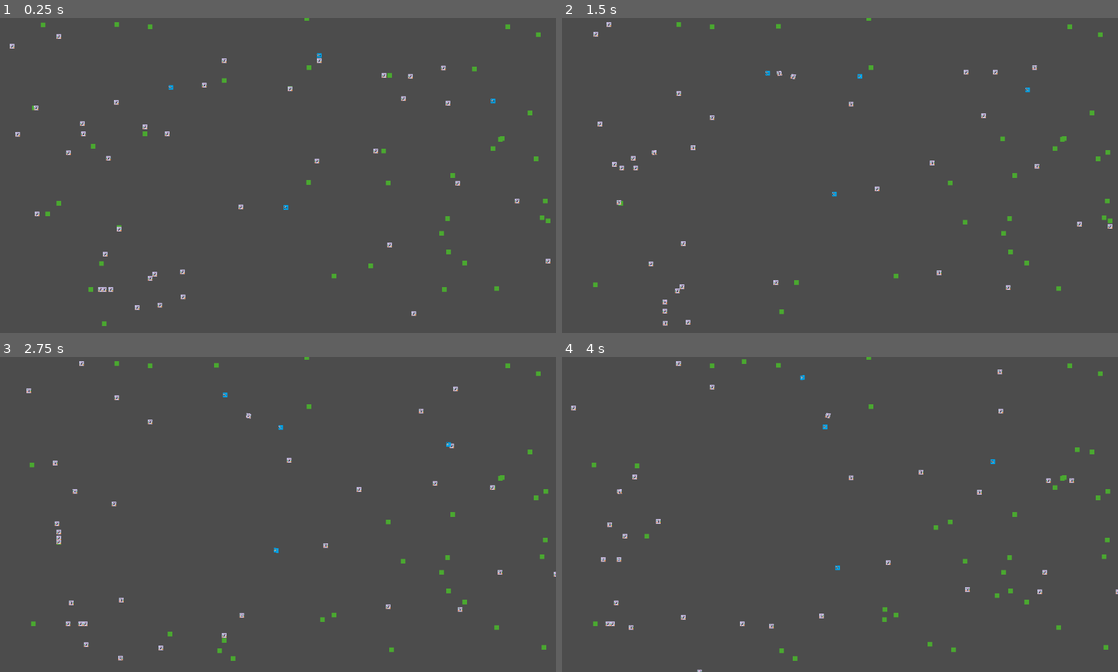
Above: before the commit, frames 1-4 (two rows, left to right).
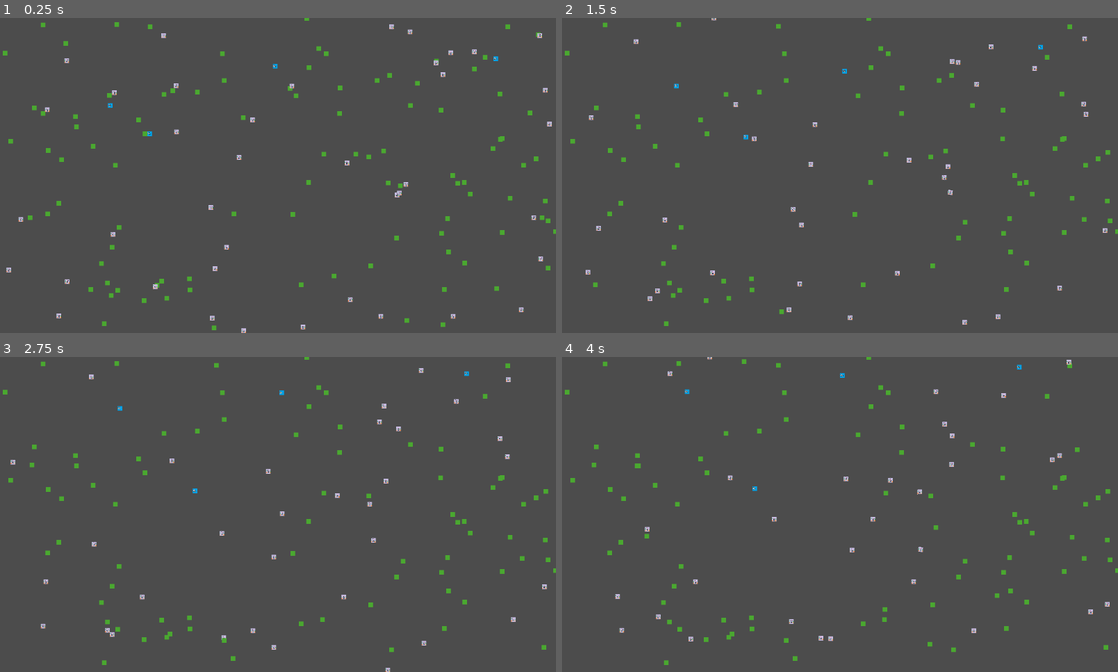
Above: after the commit, the same moments.

Repository: Unrimah/petri_cup
Game: Godot game, scene res://Node2D.tscn
Two runs of this game, one before a commit and one after it. Both use one fixed random seed, a clock stepped at 60 frames per second and the inputs below.
Inputs:
- Up to frame 1 (0.25 s): no input
- Up to frame 2 (1.5 s): no input
- Up to frame 3 (2.75 s): no input
- Up to frame 4 (4 s): no input

The runs differ from the first frame. In frame 1, 1.9% of the frame differs, in the area x 0-100%, y 1-100%; in frame 2, 1.9%; in frame 3, 1.8%; in frame 4, 1.8%.

Commit message:
Directions done

Diff:
--- a/Animal.gd
+++ b/Animal.gd
@@ -96,15 +96,16 @@
 	if distance < EATING_DISTANCE:
 		animal_eat(TARGET)
 		return
-	direction = Vector2(0,0)
-	if (self.position.x < TARGET.position.x) and (self.position.x < X_RES):
-		direction.x = 1
-	if (self.position.y < TARGET.position.y) and (self.position.y < Y_RES):
-		direction.y = 1
-	if (self.position.x > TARGET.position.x) and (self.position.x >= 0):
-		direction.x = -1
-	if (self.position.y > TARGET.position.y) and (self.position.y >= 0):
-		direction.y = -1
+#	direction = Vector2(0,0)
+	direction = Vector2((TARGET.position.x - position.x)/distance,(TARGET.position.y - position.y)/distance)
+#	if (self.position.x < TARGET.position.x) and (self.position.x < X_RES):
+#		direction.x = 1
+#	if (self.position.y < TARGET.position.y) and (self.position.y < Y_RES):
+#		direction.y = 1
+#	if (self.position.x > TARGET.position.x) and (self.position.x >= 0):
+#		direction.x = -1
+#	if (self.position.y > TARGET.position.y) and (self.position.y >= 0):
+#		direction.y = -1
 	direction *= SPEED_RUN * delta
 	global_translate(direction)
 
@@ -131,36 +132,34 @@
 	if (animals_in_range < POPULATION_LIMIT) and (distance < COPULATING_DISTANCE):
 		animal_copulate(TARGET)
 		return
-	direction = Vector2(0,0)
-	if (self.position.x < TARGET.position.x) and (self.position.x < X_RES):
-		direction.x = 1
-	if (self.position.y < TARGET.position.y) and (self.position.y < Y_RES):
-		direction.y = 1
-	if (self.position.x > TARGET.position.x) and (self.position.x >= 0):
-		direction.x = -1
-	if (self.position.y > TARGET.position.y) and (self.position.y >= 0):
-		direction.y = -1
+	direction = Vector2((TARGET.position.x - position.x)/distance,(TARGET.position.y - position.y)/distance)
+#	direction = Vector2(0,0)
+#	if (self.position.x < TARGET.position.x) and (self.position.x < X_RES):
+#		direction.x = 1
+#	if (self.position.y < TARGET.position.y) and (self.position.y < Y_RES):
+#		direction.y = 1
+#	if (self.position.x > TARGET.position.x) and (self.position.x >= 0):
+#		direction.x = -1
+#	if (self.position.y > TARGET.position.y) and (self.position.y >= 0):
+#		direction.y = -1
 	direction *= SPEED_RUN * delta
 	global_translate(direction)
 
 func animal_walk(delta):
 	if (self.position.distance_to(walk_position) < 2):
 		flush_walk_position()
+#	var X
+#	var Y
+#	var walk_distance
+#	var walk_direction
 	if (walk_position == Vector2(0, 0)):
-		var walk_direction = randi() % 360
-		var walk_distance = randi() % SEARCH_RANGE
+		var walk_direction = randf() * 2 * PI
+		var walk_distance = randi() % SEARCH_RANGE + 1 # To prevent X/0
 		var X = walk_distance * sin(walk_direction) + self.position.x
 		var Y = walk_distance * cos(walk_direction) + self.position.y
 		walk_position = Vector2(X, Y)
-	var direction = Vector2(0,0)
-	if (self.position.x < walk_position.x) and (self.position.x < X_RES):
-		direction.x = 1
-	if (self.position.y < walk_position.y) and (self.position.y < Y_RES):
-		direction.y = 1
-	if (self.position.x > walk_position.x) and (self.position.x >= 0):
-		direction.x = -1
-	if (self.position.y > walk_position.y) and (self.position.y >= 0):
-		direction.y = -1
+	var walk_distance = sqrt(pow((walk_position.x - position.x), 2) + pow((walk_position.y - position.y), 2))
+	var direction = Vector2((walk_position.x - position.x)/walk_distance,(walk_position.y - position.y)/walk_distance)
 	direction *= SPEED_WALK * delta
 	global_translate(direction)
 
--- a/Node2D.gd
+++ b/Node2D.gd
@@ -6,7 +6,7 @@
 
 const GRASS_DELAY = 10
 
-const NUM_GRASS = 40
+const NUM_GRASS = 100
 const NUM_RABBITS = 40
 const NUM_WOLVES = 4
 
